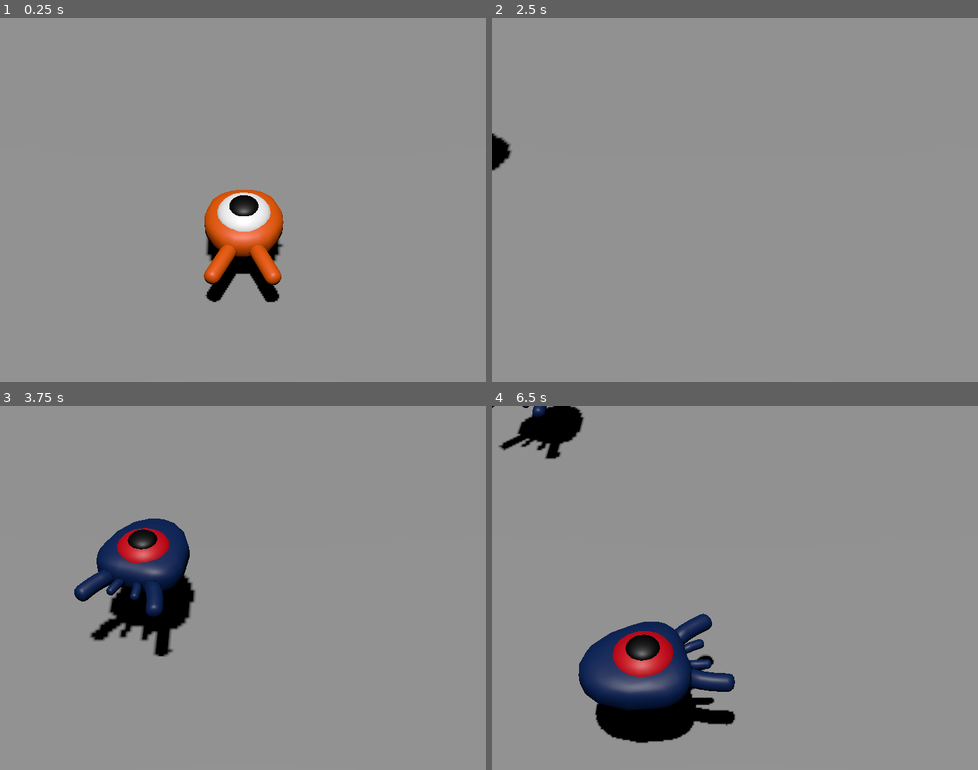
Above: before the commit, frames 1-4 (two rows, left to right).
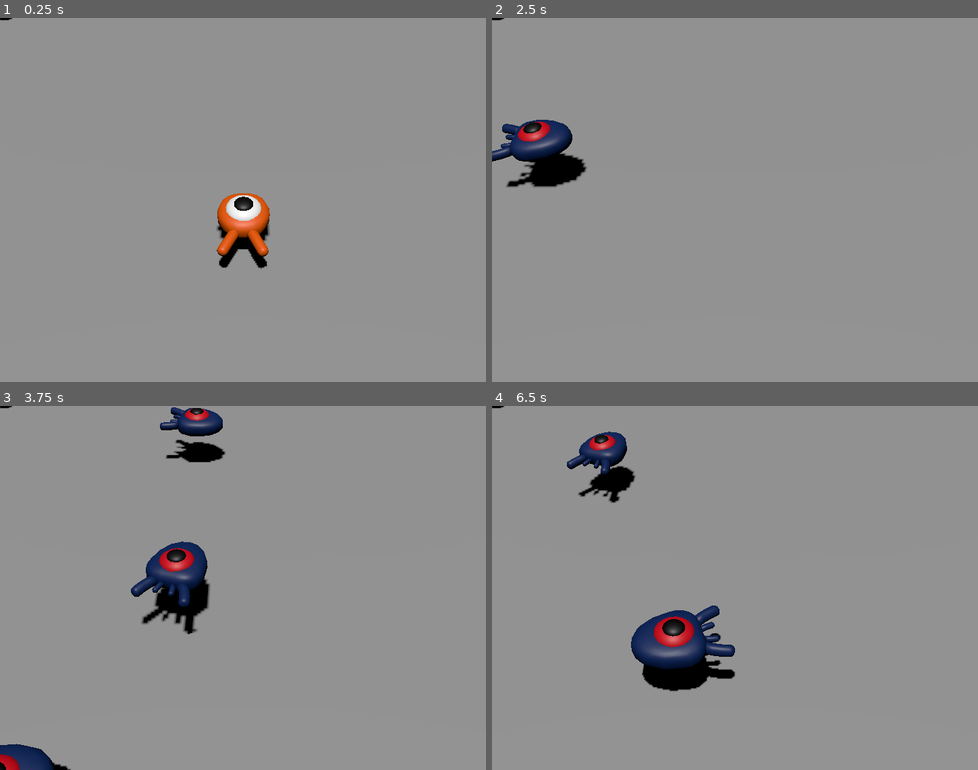
Above: after the commit, the same moments.

Repository: EmmaESD/videogame
Game: Godot game, scene res://main.tscn
The game is run twice, just before and just after one commit, with the same random seed, the same clock (stepped at 60 frames per second) and the same inputs.
Inputs:
- Up to frame 1 (0.25 s): no input
- Up to frame 2 (2.5 s): tap Enter at 0.5 s; hold Right (move_right) 0.53-1.28 s; tap Space (jump) at 0.77, 1.52, 2 s; hold Down (move_back) 1.28-2.03 s; hold Right (move_right) from 2.03 s (still down)
- Up to frame 3 (3.75 s): release Right (move_right) at 2.78 s; hold Up (move_forward) 2.78-3.53 s; tap Space (jump) at 3.02 s; hold Left (move_left) from 3.53 s (still down)
- Up to frame 4 (6.5 s): tap Space (jump) at 3.77, 4.52, 6.02 s; release Left (move_left) at 5.03 s; hold Down (move_back) 5.03-5.78 s; hold Right (move_right) from 5.78 s (still down)

The runs differ from the first frame. In frame 1, 3.8% of the frame differs, in the area x 0-59%, y 0-79%; in frame 2, 2.5%; in frame 3, 7.9%; in frame 4, 11%, in the area x 0-50%, y 0-93%.

Commit message:
fix bbug with camera

Diff:
--- a/main.tscn
+++ b/main.tscn
@@ -48,7 +48,7 @@
 
 [node name="Camera3D" type="Camera3D" parent="CameraPivot"]
 transform = Transform3D(1, 0, 0, 0, 1, 0, 0, 0, 1, 0, 0, 19)
-fov = 26.9
+fov = 39.6
 
 [node name="Player" parent="." instance=ExtResource("1_ig04u")]
 transform = Transform3D(1, 0, 0, 0, 1, 0, 0, 0, 1, 0, 1, 0)
